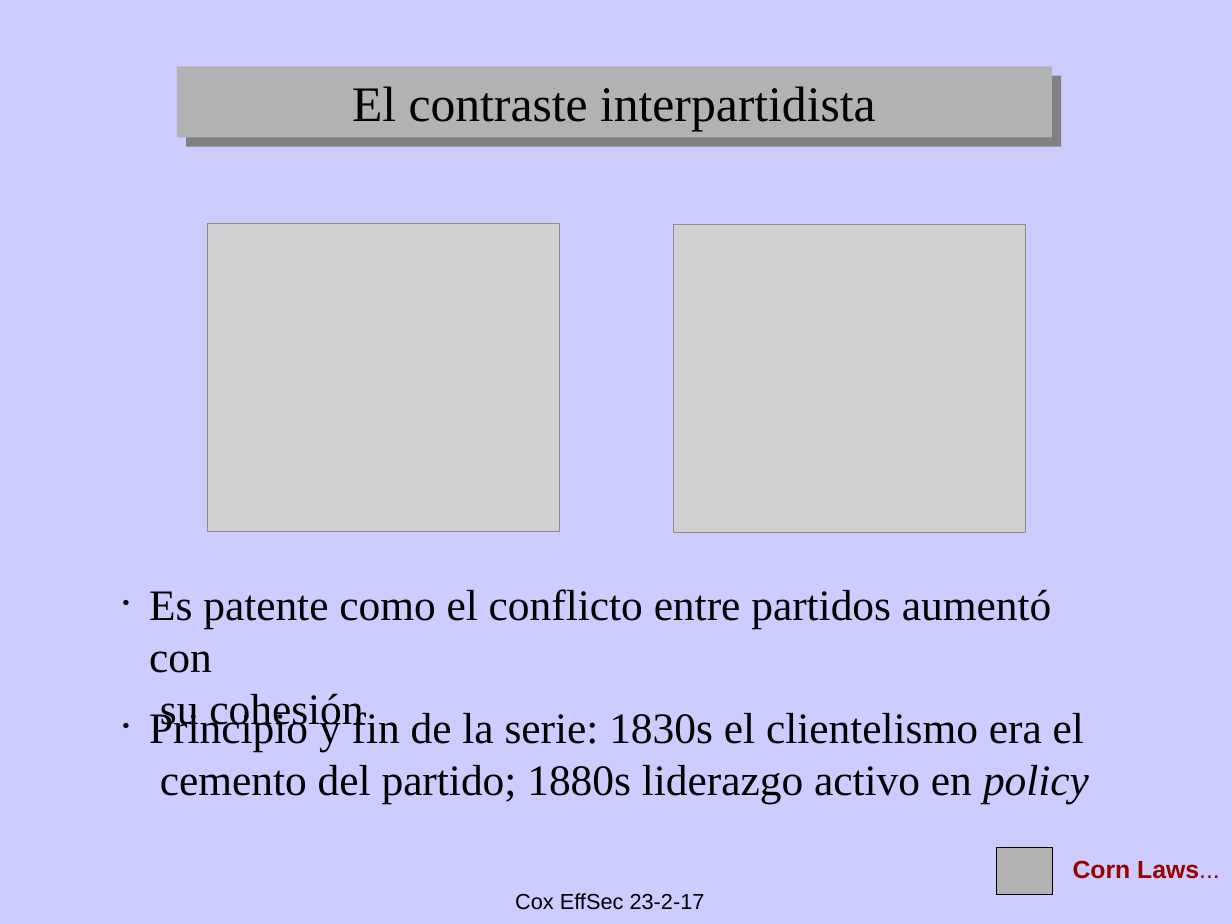
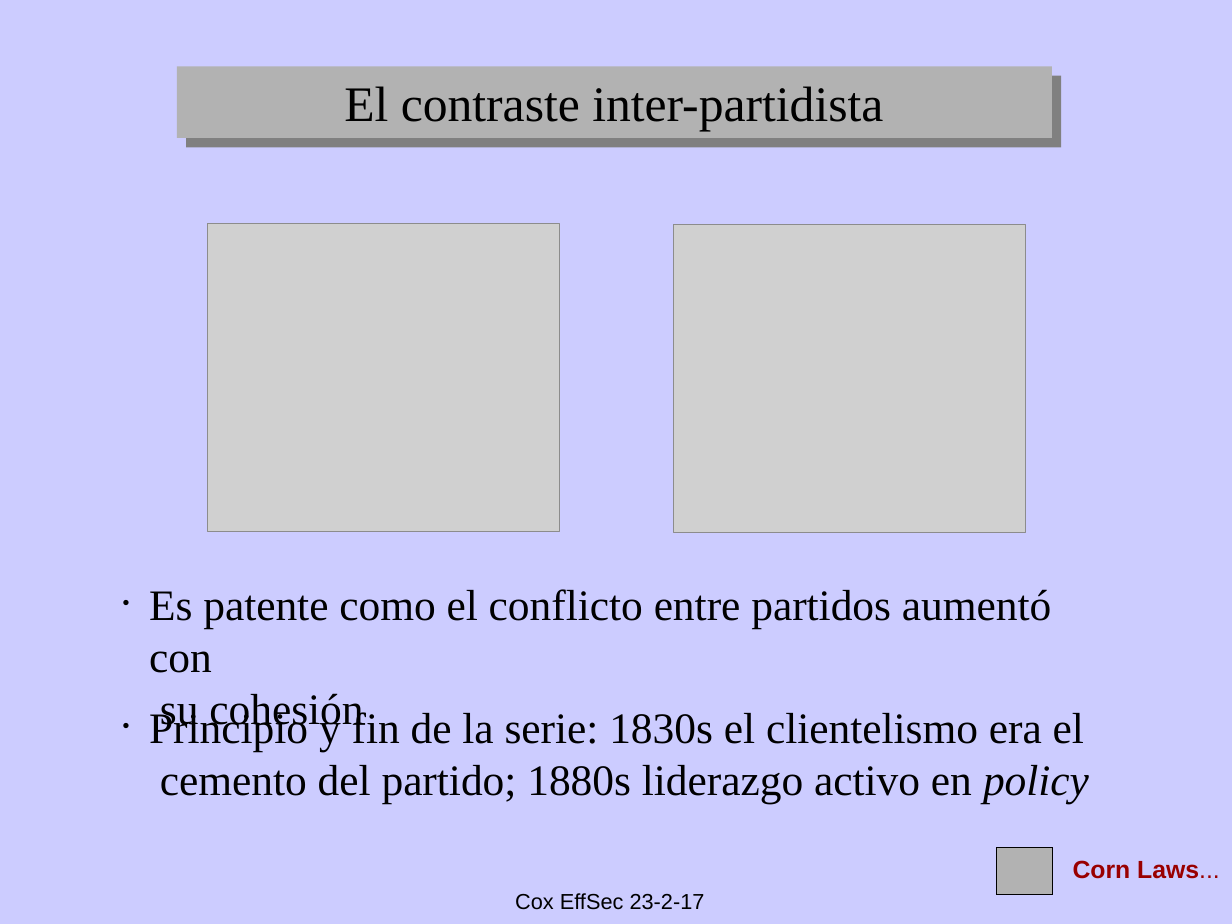
Before and after one commit to emagar/pc3, a slide deck: slide 25 of class/06-efficient-secret/claseEffSecret.pptx. Drawn at 1232x924 pixels with LibreOffice and Linux fonts; fonts in the diff are those of the drawing; grey boxes stand for pictures. Boxes give left, top, right and bottom in pixels: in the first picture for what was removed or moved away, otherwise in the second. Text is boxed around its words. In the diff, an @@ line names an element or a change of style, - is before the commit and + after.

```diff
--- a/class/06-efficient-secret/claseEffSecret.pptx
+++ b/class/06-efficient-secret/claseEffSecret.pptx
@@ text in rectangle at [344, 86, 883, 141]: text changed @@
-El contraste interpartidista
+El contraste inter-partidista
```
Also in this commit, not shown: 1 other slide changed, 2 other files.
